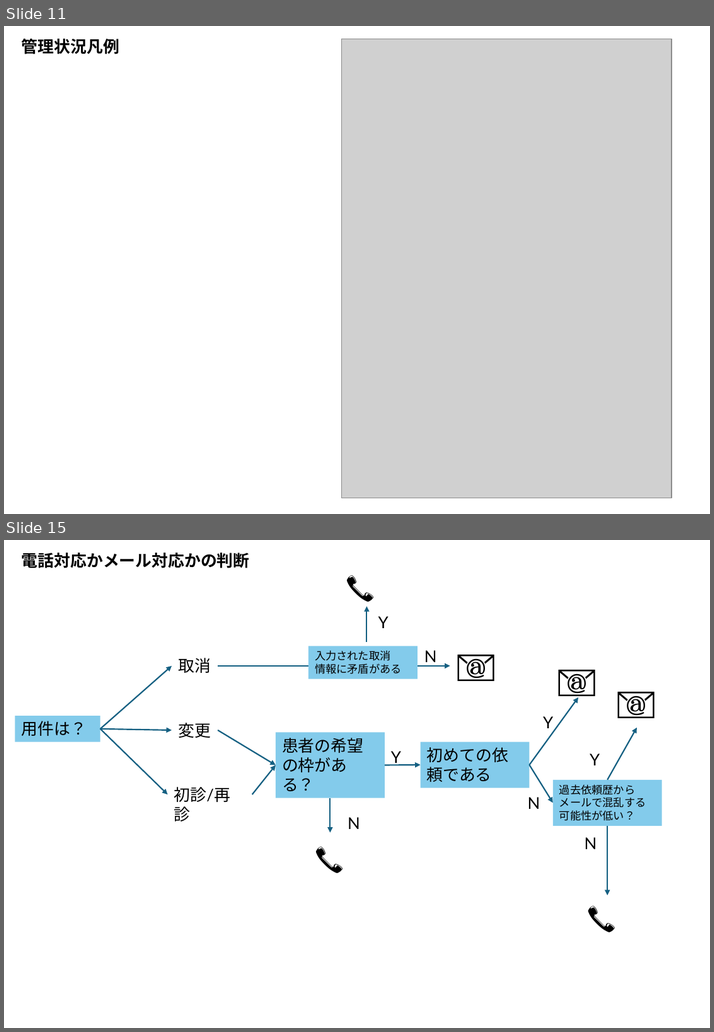
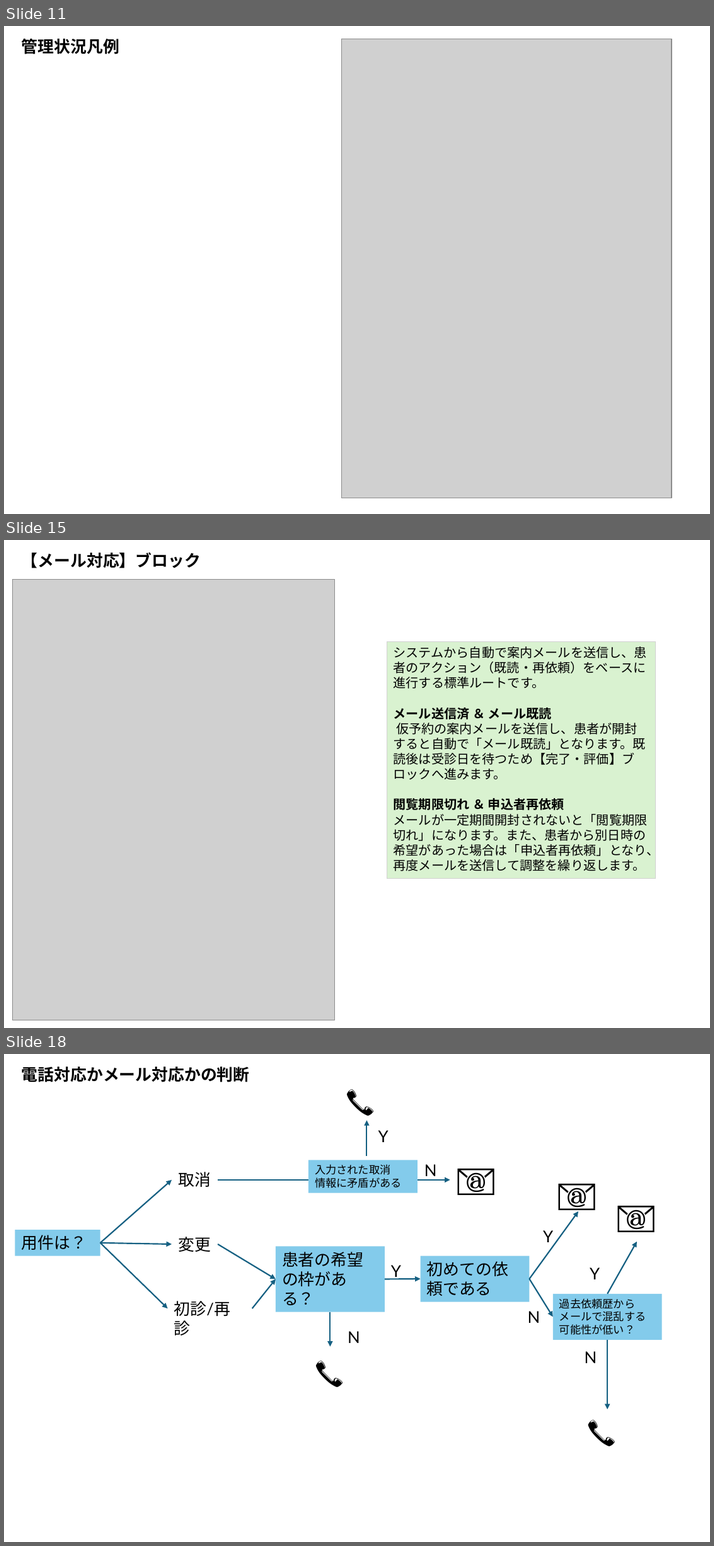
Before and after one commit to MishimaAkifumi-Private/FureaiGp-GairaiYoyakuSystem, a slide deck: Manual/UsersGuide.pptx. Shown one above the other, each under a label of ours: slides 11 and 15 before the commit, slides 11, 15 and 18 after it; the slides between them are not shown. The pictures are 714x1032 and 714x1546 pixels, drawn with LibreOffice and Linux fonts; fonts in the diff are those of the drawing; grey boxes stand for pictures. Boxes give left, top, right and bottom in pixels: in the first picture for what was removed or moved away, otherwise in the second. Text is boxed around its words. In the diff, an @@ line names an element or a change of style, - is before the commit and + after.

```diff
--- a/Manual/UsersGuide.pptx
+++ b/Manual/UsersGuide.pptx
@@ slide 15 added at [4,540,710,1028], background #FFFFFF @@
@@ title added at [22,553,201,568], 18 pt, text #000000, bold @@
+【メール対応】ブロック
@@ picture added at [12,580,334,1021] @@
@@ rectangle added at [387,641,655,879], fill #D9F2D0, outline #D1D1D1 0.75 pt, 14 pt, text #000000 @@
+システムから自動で案内メールを送信し、患者のアクション（既読・再依頼）をベースに進行する標準ルートです。
+メール送信済 ＆ メール既読
+仮予約の案内メールを送信し、患者が開封すると自動で「メール既読」となります。既読後は受診日を待つため【完了・評価】ブロックへ進みます。
+閲覧期限切れ ＆ 申込者再依頼
+メールが一定期間開封されないと「閲覧期限切れ」になります。また、患者から別日時の希望があった場合は「申込者再依頼」となり、再度メールを送信して調整を繰り返します。
@@ what was slide 15 is now slide 18 @@
```
Also in this commit, not shown: 1 slide changed, 6 other slides added, 2 other files.
